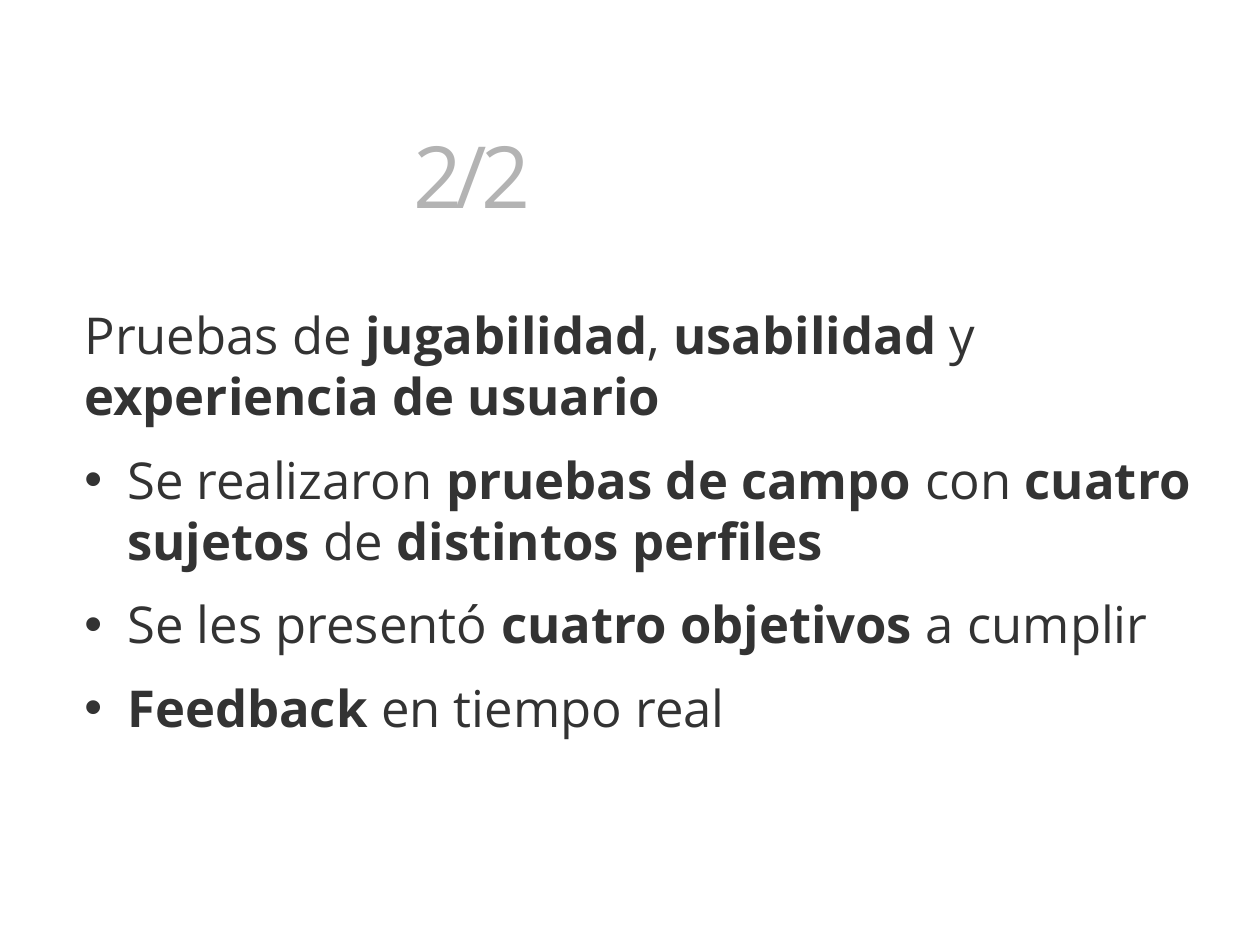
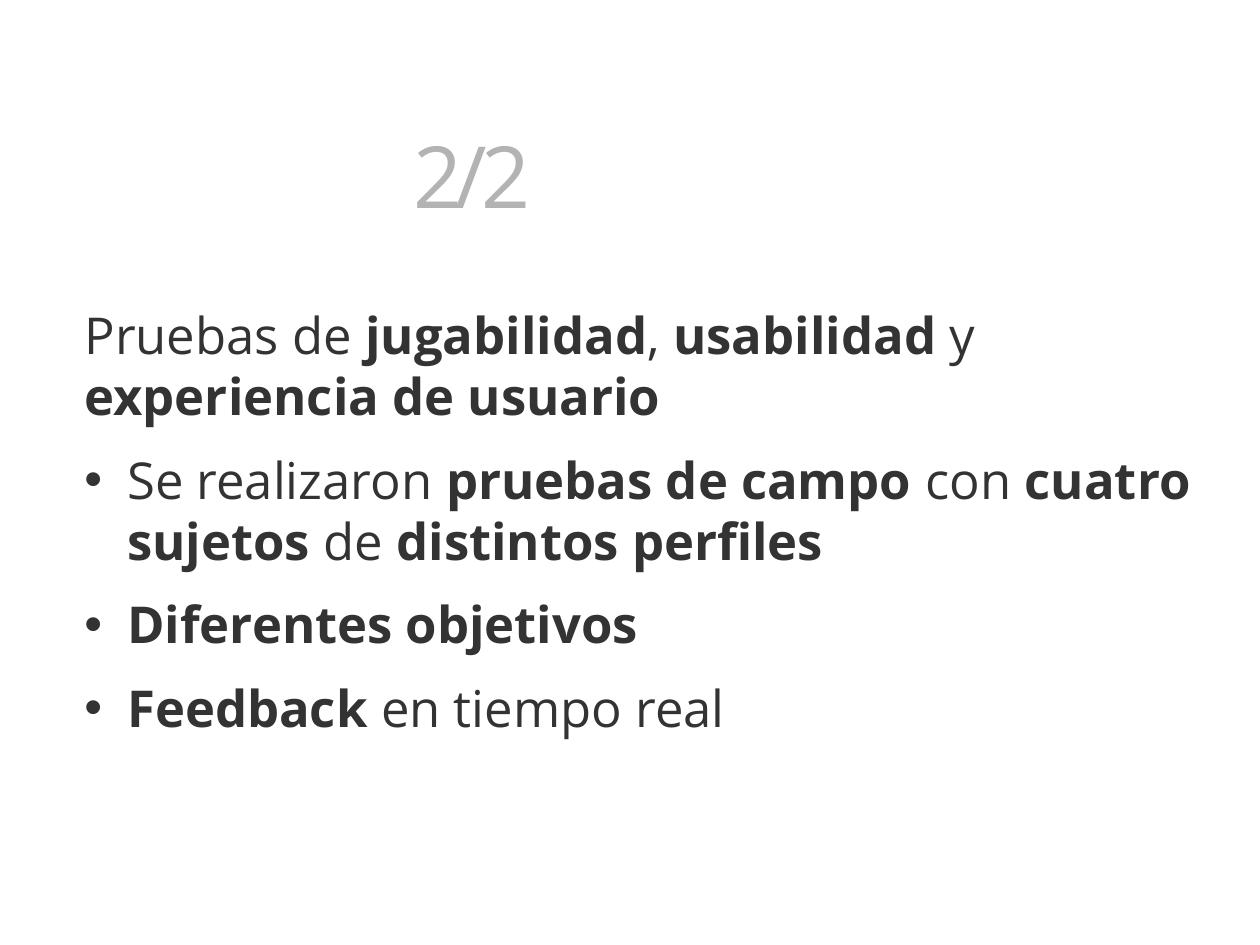
Before and after one commit to 3oheme/dominous, a slide deck: slide 46 of docs/presentacion/presentacion.odp (slide 45 before the commit). Drawn at 1260x945 pixels with LibreOffice and Linux fonts; fonts in the diff are those of the drawing; background and template pictures are left out. Boxes give left, top, right and bottom in pixels: in the first picture for what was removed or moved away, otherwise in the second. Text is boxed around its words. In the diff, an @@ line names an element or a change of style, - is before the commit and + after.

```diff
--- a/docs/presentacion/presentacion.odp
+++ b/docs/presentacion/presentacion.odp
@@ text at (127,604,638,655): text changed; bold on @@
-• Se les presentó cuatro objetivos a cumplir
+• Diferentes objetivos
```
Also in this commit, not shown: 11 other slides changed, 7 slides added, 6 slides removed.
